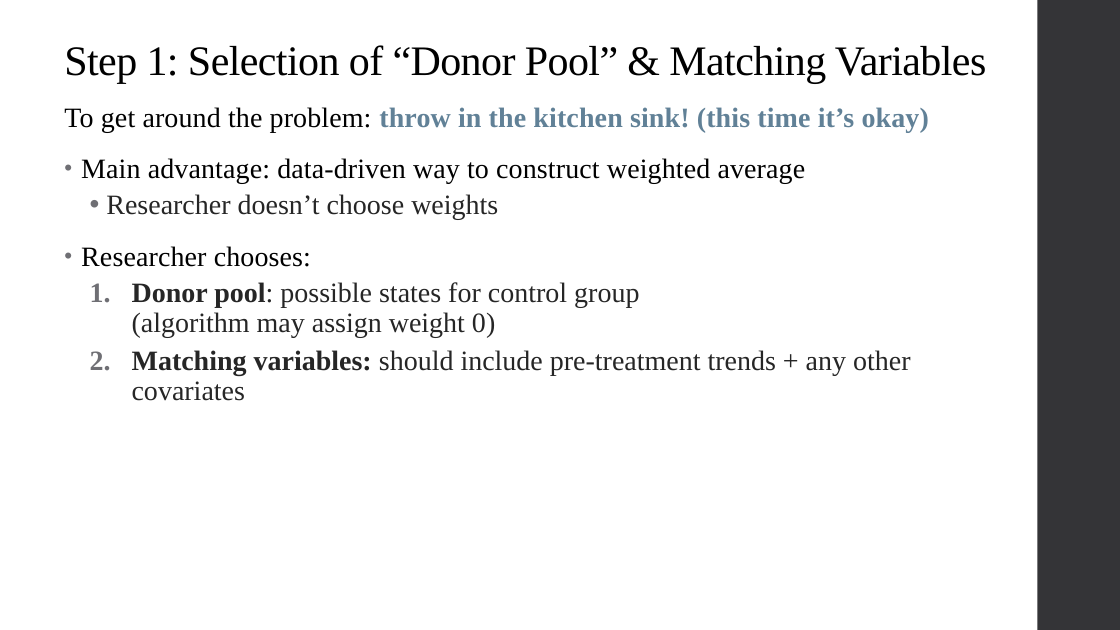
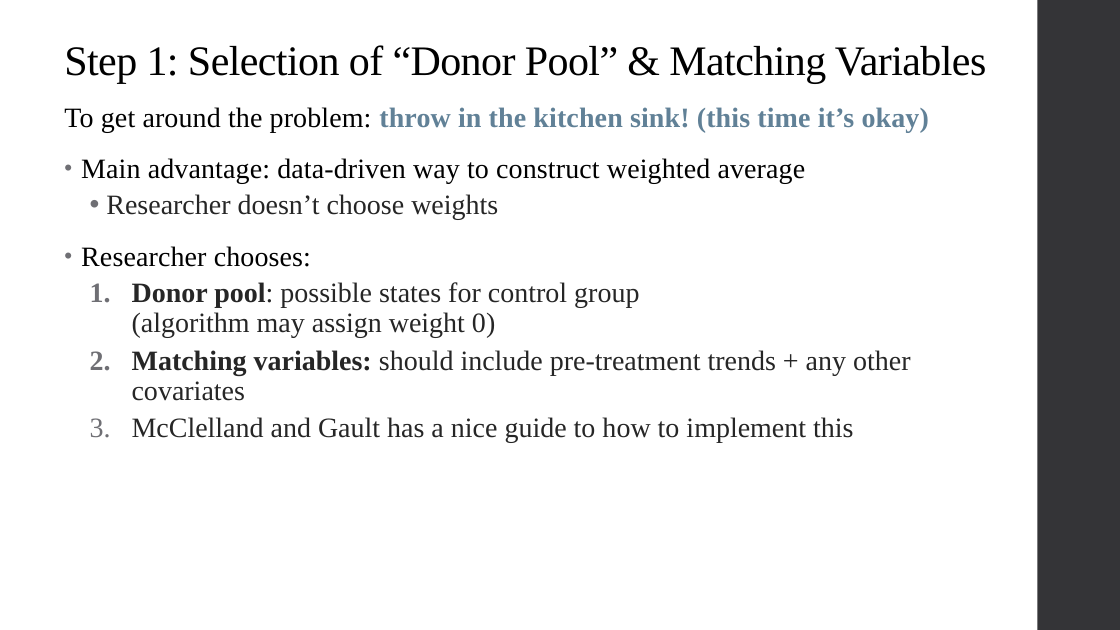
Before and after one commit to qiufei/fork-HAD5744, a slide deck: slide 9 of Lecture10_SyntheticControl_QuantileRegression/Lecture10_SyntheticControl_QuantileRegression.pptx. Drawn at 1120x630 pixels with LibreOffice and Linux fonts; fonts in the diff are those of the drawing. Boxes give left, top, right and bottom in pixels: in the first picture for what was removed or moved away, otherwise in the second. Text is boxed around its words. In the diff, an @@ line names an element or a change of style, - is before the commit and + after.

```diff
--- a/Lecture10_SyntheticControl_QuantileRegression/Lecture10_SyntheticControl_QuantileRegression.pptx
+++ b/Lecture10_SyntheticControl_QuantileRegression/Lecture10_SyntheticControl_QuantileRegression.pptx
@@ text at box(132, 417, 853, 443): paragraph added @@
+  3. McClelland and Gault has a nice guide to how to implement this
```
Also in this commit, not shown: 2 other slides changed, 9 other files.
